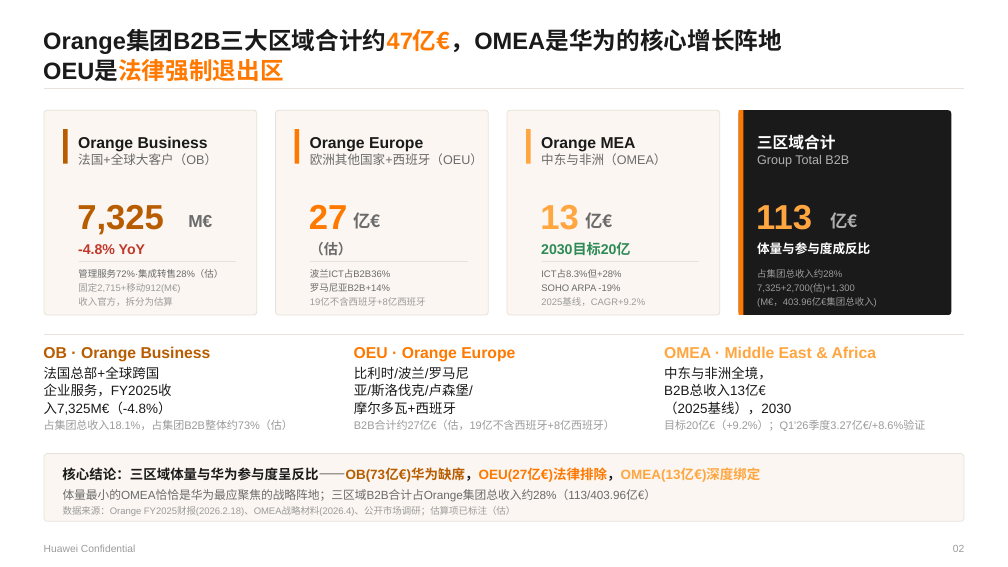
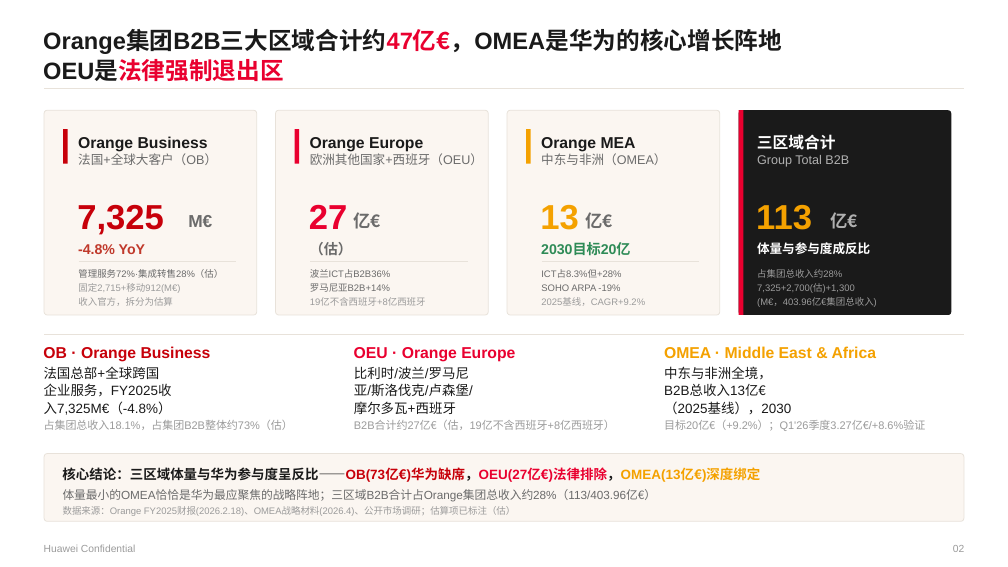
Before and after one commit to Chaoding1215/Claude, a slide deck: slide 2 of reference/Orange Business 三大区域B2B业务洞察 20260703.pptx. Drawn at 1008x567 pixels with LibreOffice and Linux fonts; fonts in the diff are those of the drawing. Boxes give left, top, right and bottom in pixels: in the first picture for what was removed or moved away, otherwise in the second. Text is boxed around its words. In the diff, an @@ line names an element or a change of style, - is before the commit and + after.

```diff
--- a/reference/Orange Business 三大区域B2B业务洞察 20260703.pptx
+++ b/reference/Orange Business 三大区域B2B业务洞察 20260703.pptx
@@ text "Orange集团B2B三大区域合计约47亿€，OMEA是华为的核心增长阵地" at bbox=[43, 30, 782, 54]: text colour #FF7900 to #E9002F in "Orange集团B2B三大区域合计约47亿€，OMEA是华为的核心增长阵地" @@
@@ text "OEU是法律强制退出区" at bbox=[43, 60, 284, 84]: text colour #FF7900 to #E9002F in "OEU是法律强制退出区" @@
@@ rectangle at bbox=[739, 110, 743, 315]: fill #FF7900 to #E9002F @@
@@ rectangle at bbox=[63, 129, 67, 164]: fill #B85C00 to #C7000A @@
@@ rectangle at bbox=[295, 129, 299, 164]: fill #FF7900 to #E9002F @@
@@ rectangle at bbox=[526, 129, 531, 164]: fill #FFA640 to #F4A100 @@
@@ text "7,325" at bbox=[77, 204, 164, 235]: text colour #B85C00 to #C7000A @@
@@ text "27" at bbox=[309, 204, 348, 229]: text colour #FF7900 to #E9002F @@
@@ text "OB · Orange Business" at bbox=[43, 346, 211, 362]: text colour #B85C00 to #C7000A @@
@@ text "OEU · Orange Europe" at bbox=[354, 347, 515, 362]: text colour #FF7900 to #E9002F @@
@@ text colour #FFA640 to #F4A100 in 3 elements at bbox=[540, 205, 579, 230], bbox=[756, 205, 812, 230], bbox=[664, 346, 877, 358] @@
@@ text "核心结论：三区域体量与华为参与度呈反比——OB(73亿€)华为缺席，OEU(27亿€)法律排除，OMEA(13亿€)深度 ..." at bbox=[62, 467, 760, 482]: text colour #B85C00 to #C7000A, text colour #FF7900 to #E9002F, text colour #FFA640 to #F4A100 in "核心结论：三区域体量与华为参与度呈反比——OB(73亿€)华为缺席，OEU(27亿€)法律排除，OMEA(13亿€)深度 ..." @@
```
Also in this commit, not shown: 15 other slides changed, 30 other files.
